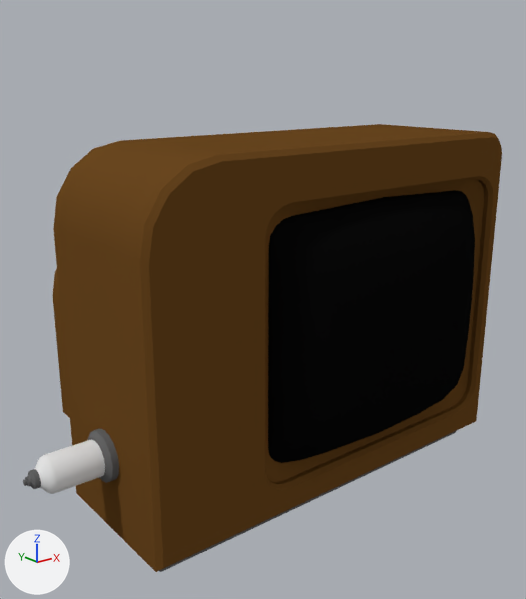
One commit to the Blender file Models/TV.blend: the scene before it, then after it.
Camera for both pictures: a camera (50 mm lens) standing at (-3.43, -3.93, 4.0) and looking at (-0.08, 0.25, 2.32). Every picture has the same lights, and +X, +Y and +Z are marked at lower left. The same objects are shown in both versions, whatever each file hides.

Before the edit, the objects in view are built like this:
```python
me_circle_002 = bpy.data.meshes.new('Circle.002')
me_circle_002.from_pydata(...)  # 400 vertices, 297 faces; spans x -0.67..0.67, y -0.67..0.67, z -0.06..3.31
me_circle_002.polygons.foreach_set('use_smooth', [True] * 297)
# faces by material slot: [185, 32, 80]
me_circle_002.materials.append(mat_metal)  # dark grey #666666
me_circle_002.materials.append(mat_tubefoil)  # grey #888888
me_circle_002.materials.append(mat_tubeglass)  # white #e7e7e7
me_circle_005 = bpy.data.meshes.new('Circle.005')
me_circle_005.from_pydata(...)  # 80 vertices, 65 faces; spans x -0.22..0.22, y -0.22..0.22, z -0.027..0.102
me_circle_005.polygons.foreach_set('use_smooth', [True] * 65)
me_circle_005.materials.append(mat_metal)  # dark grey #666666
me_plane = bpy.data.meshes.new('Plane')
me_plane.from_pydata(...)  # 378 vertices, 358 faces; spans x -1.58..1.64, y -0.84..1.84, z 0.59..3.19
me_plane.polygons.foreach_set('use_smooth', [True] * 358)
# faces by material slot: [172, 104, 82]
me_plane.materials.append(mat_wood)  # brown #6a4720
me_plane.materials.append(mat_tvscreen)  # its picture is missing
me_plane.materials.append(mat_metal)  # dark grey #666666
ob_circle_006 = bpy.data.objects.new('Circle.006', me_circle_002)
ob_circle_006.location = (-1.531, 0.0, 1.626)
ob_circle_006.rotation_euler = (0.0, -1.571, 0.0)  # degrees (0, -90, 0)
ob_circle_006.scale = (0.186, 0.186, 0.181)
ob_circle_007 = bpy.data.objects.new('Circle.007', me_circle_005)
ob_circle_007.location = (-1.575, 0.0, 1.626)
ob_circle_007.rotation_euler = (0.0, -1.571, 0.0)  # degrees (0, -90, 0)
ob_circle_007.scale = (0.788, 0.788, 0.788)
ob_plane = bpy.data.objects.new('Plane', me_plane)
ob_plane.location = (0.0, 0.0, 0.362)
```
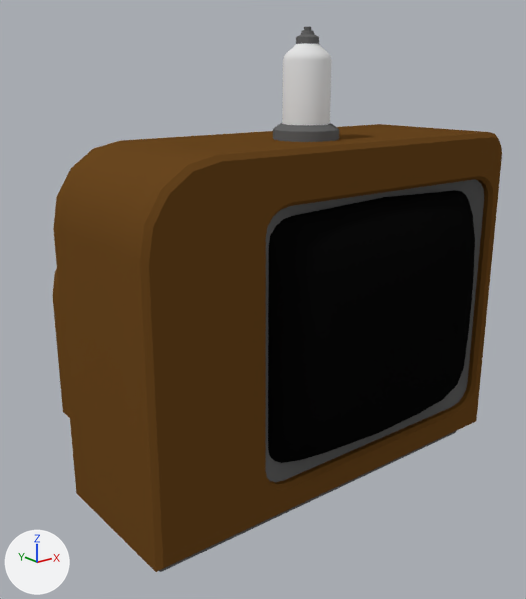
Location of each change, (x1, y1, x2, y2) in pixels of the pictures (526 x 599 px):
'Circle.006', moved, rescaled, turned
    before: (23, 439, 105, 494)
    after: (282, 27, 332, 125)
'Circle.007', moved, rescaled, turned
    before: (88, 429, 119, 483)
    after: (273, 123, 339, 142)
part 1 of me_plane, recoloured
    both: (266, 179, 484, 482)

The change, as a diff of the scene's bpy script:
```diff
--- a/Models/TV.blend.py
+++ b/Models/TV.blend.py
@@ me_plane @@
 me_plane.from_pydata(...)  # 378 vertices, 358 faces; spans x -1.58..1.64, y -0.84..1.84, z 0.59..3.19
 # used by ob_plane; location = (0.0, 0.0, 0.362)
+# me_plane part 1: 22 of the faces centred in x -0.68..1.46, y -0.52, z 0.97..2.82 switch from mat_wood (brown #6a4720) to mat_metal (dark grey #666666)
 me_plane.materials.append(mat_tvscreen)
@@ ob_circle_007 @@
 ob_circle_007 = bpy.data.objects.new('Circle.007', me_circle_005)
-ob_circle_007.location = (-1.575, 0.0, 1.626)
-ob_circle_007.rotation_euler = (0.0, -1.571, 0.0)  # degrees (0, -90, 0)
-ob_circle_007.scale = (0.788, 0.788, 0.788)
+ob_circle_007.location = (-0.015, -0.136, 3.553)
+ob_circle_007.scale = (1.03, 1.03, 1.03)
@@ ob_circle_006 @@
 ob_circle_006 = bpy.data.objects.new('Circle.006', me_circle_002)
-ob_circle_006.location = (-1.531, 0.0, 1.626)
-ob_circle_006.rotation_euler = (0.0, -1.571, 0.0)  # degrees (0, -90, 0)
-ob_circle_006.scale = (0.186, 0.186, 0.181)
+ob_circle_006.location = (-0.015, -0.136, 3.496)
+ob_circle_006.scale = (0.242, 0.242, 0.235)
```
